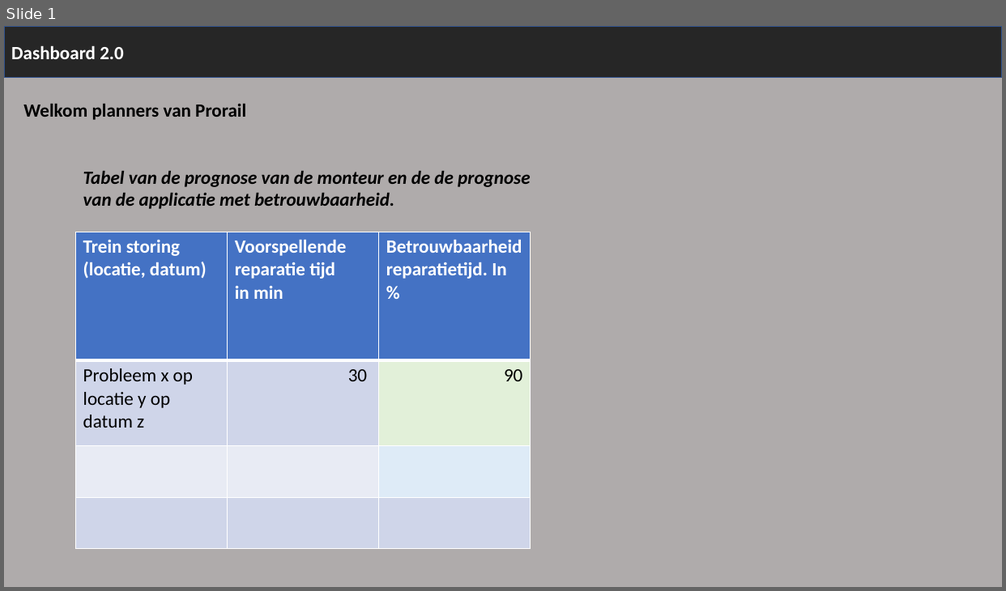
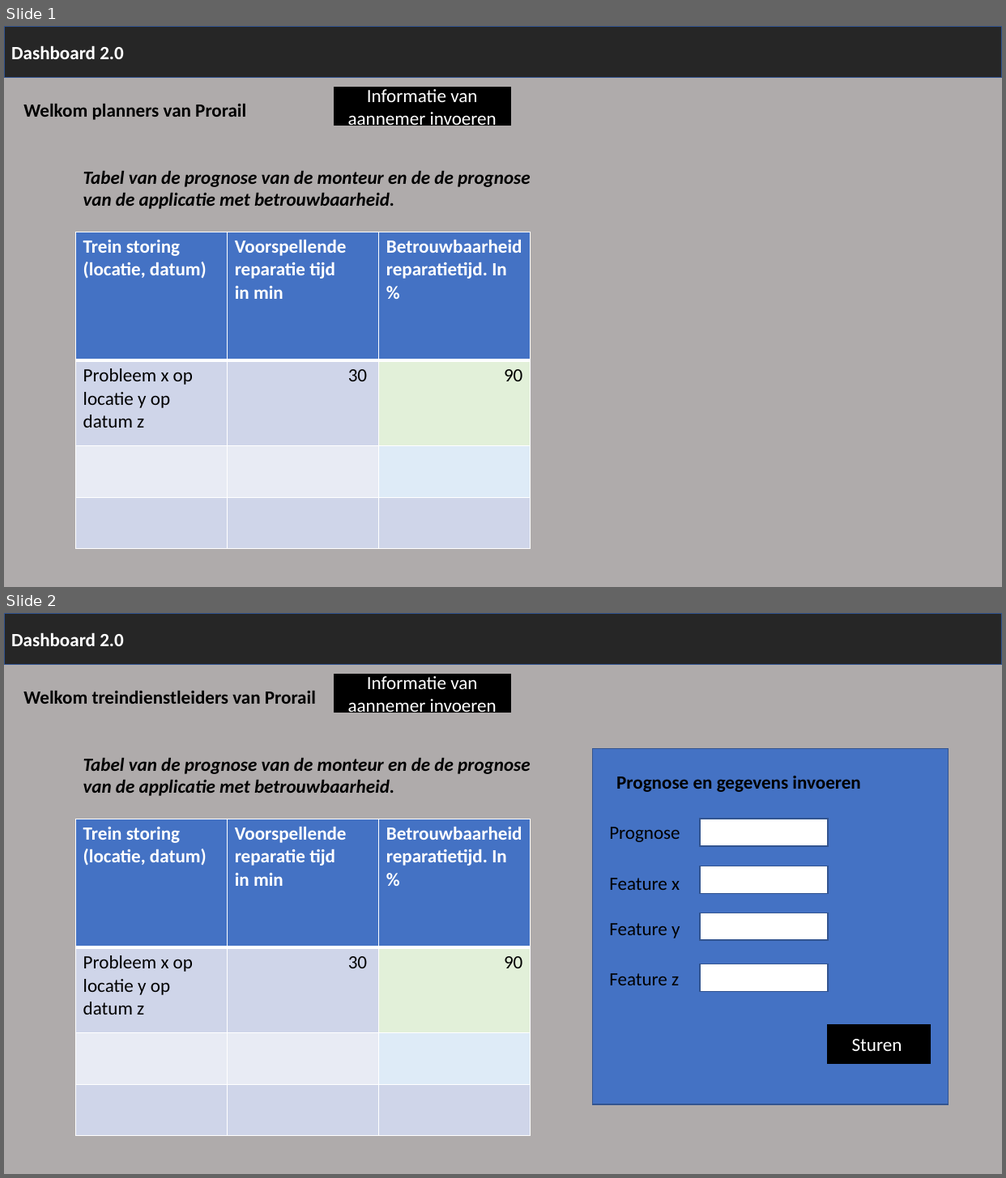
Before and after one commit to AmaryllisLee/DDB_Prorail, a slide deck: Wireframe_dashboard.pptx. Shown one above the other, each under a label of ours: slide 1 before the commit, slides 1 and 2 after it. The pictures are 1006x591 and 1006x1178 pixels, drawn with LibreOffice and Linux fonts; fonts in the diff are those of the drawing. Boxes give left, top, right and bottom in pixels: in the first picture for what was removed or moved away, otherwise in the second. Text is boxed around its words. In the diff, an @@ line names an element or a change of style, - is before the commit and + after.

```diff
--- a/Wireframe_dashboard.pptx
+++ b/Wireframe_dashboard.pptx
@@ slide 2 added at box(4, 613, 1002, 1174), background #AFABAB @@
@@ rectangle added at box(4, 613, 1002, 665), fill #262626, outline #325491 1 pt, 18 pt, text #FFFFFF, bold @@
+Dashboard 2.0
@@ rectangle added at box(334, 675, 511, 713), fill #000000, outline #000000 1 pt, 18 pt, text #FFFFFF @@
+Informatie van aannemer invoeren
@@ text added at box(23, 691, 316, 704), 18 pt, text #000000, bold @@
+Welkom treindienstleiders van Prorail
@@ text added at box(83, 758, 530, 796), 18 pt, text #000000, bold, italic @@
+Tabel van de prognose van de monteur en de de prognose van de applicatie met betrouwbaarheid.
@@ rectangle added at box(592, 748, 948, 1105), fill #4472C4, outline #325491 1 pt @@
@@ text added at box(616, 776, 860, 792), 18 pt, text #000000, bold @@
+Prognose en gegevens invoeren
@@ table added at box(76, 819, 530, 1136), 4 rows, 3 columns @@
+Trein storing (locatie, datum) | Voorspellende reparatie tijd / in min | Betrouwbaarheid reparatietijd. In %
+Probleem x op locatie y op datum z | 30 | 90
+ |  | 
+ |  | 
@@ text added at box(609, 827, 680, 842), 18 pt, text #000000 @@
+Prognose
@@ rectangle added at box(701, 819, 829, 846), fill #FFFFFF, outline #325491 1 pt @@
@@ text added at box(609, 878, 680, 890), 18 pt, text #000000 @@
+Feature x
@@ rectangle added at box(701, 866, 829, 894), fill #FFFFFF, outline #325491 1 pt @@
@@ text added at box(609, 923, 680, 939), 18 pt, text #000000 @@
+Feature y
@@ rectangle added at box(701, 914, 829, 941), fill #FFFFFF, outline #325491 1 pt @@
@@ text added at box(609, 973, 679, 986), 18 pt, text #000000 @@
+Feature z
@@ rectangle added at box(701, 964, 829, 992), fill #FFFFFF, outline #325491 1 pt @@
@@ rectangle added at box(829, 1025, 931, 1064), fill #000000, outline #000000 1 pt, 18 pt, text #FFFFFF @@
+Sturen
@@ slide 1 changed as well @@
@@ rectangle added at box(334, 88, 511, 126), fill #000000, outline #000000 1 pt, 18 pt, text #FFFFFF @@
+Informatie van aannemer invoeren
```
Also in this commit, not shown: 1 other slide changed, 1 other file.
